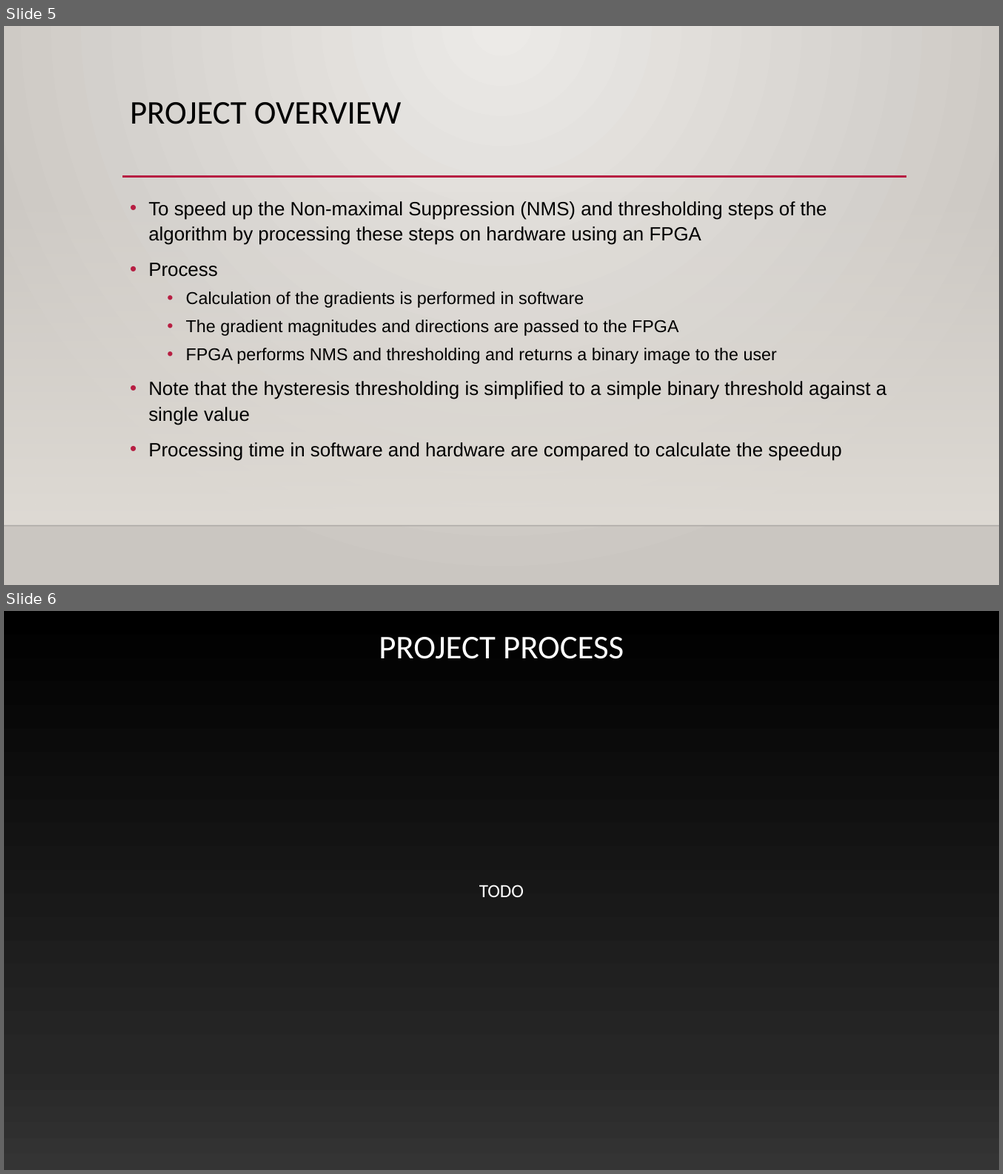
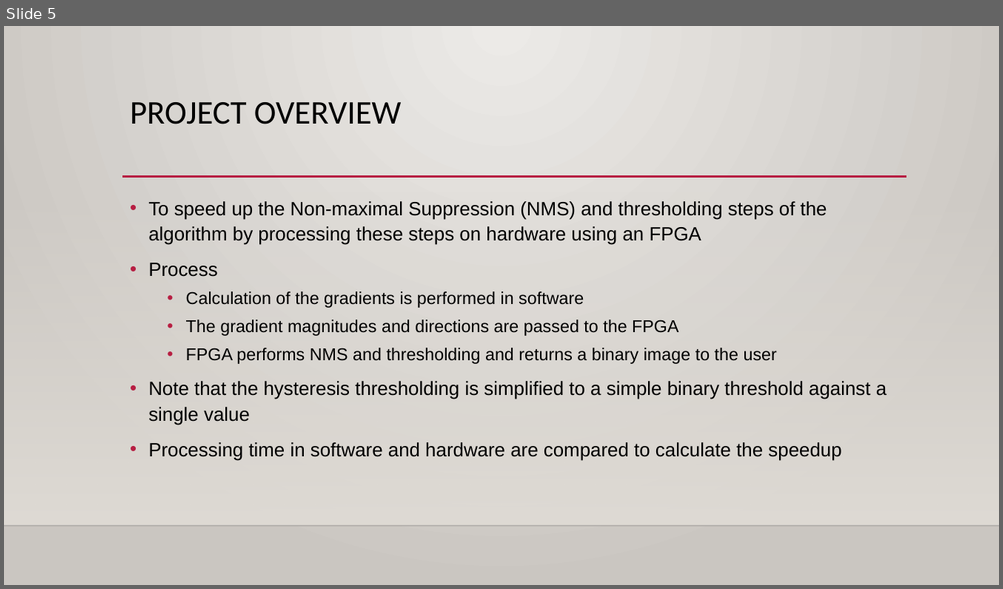
Before and after one commit to Maximus32/Reconfig-Canny, a slide deck: Deliverables/Canny edge detection – fpga speedup.pptx. Shown one above the other, each under a label of ours: slides 5 and 6 before the commit, slide 5 after it. The pictures are 1003x1174 and 1003x589 pixels, drawn with LibreOffice and Linux fonts; fonts in the diff are those of the drawing; background and template pictures are left out. Boxes give left, top, right and bottom in pixels: in the first picture for what was removed or moved away, otherwise in the second. Text is boxed around its words. In the diff, an @@ line names an element or a change of style, - is before the commit and + after.

```diff
--- a/Deliverables/Canny edge detection – fpga speedup.pptx
+++ b/Deliverables/Canny edge detection – fpga speedup.pptx
@@ slide 6 removed at (4,611,999,1170), background gradient #000000 to #262626 to #343434 @@
@@ title removed at (378,637,623,659) @@
-PROJECT PROCESS
@@ text removed at (479,885,523,897) @@
-TODO
```
Also in this commit, not shown: 6 slides changed, 5 slides added, 5 other slides removed.
